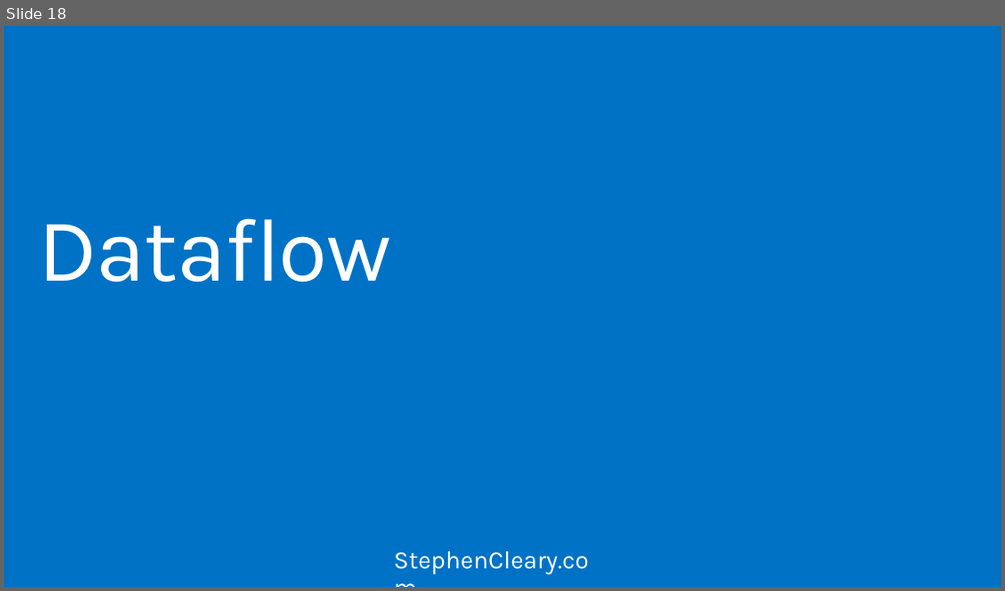
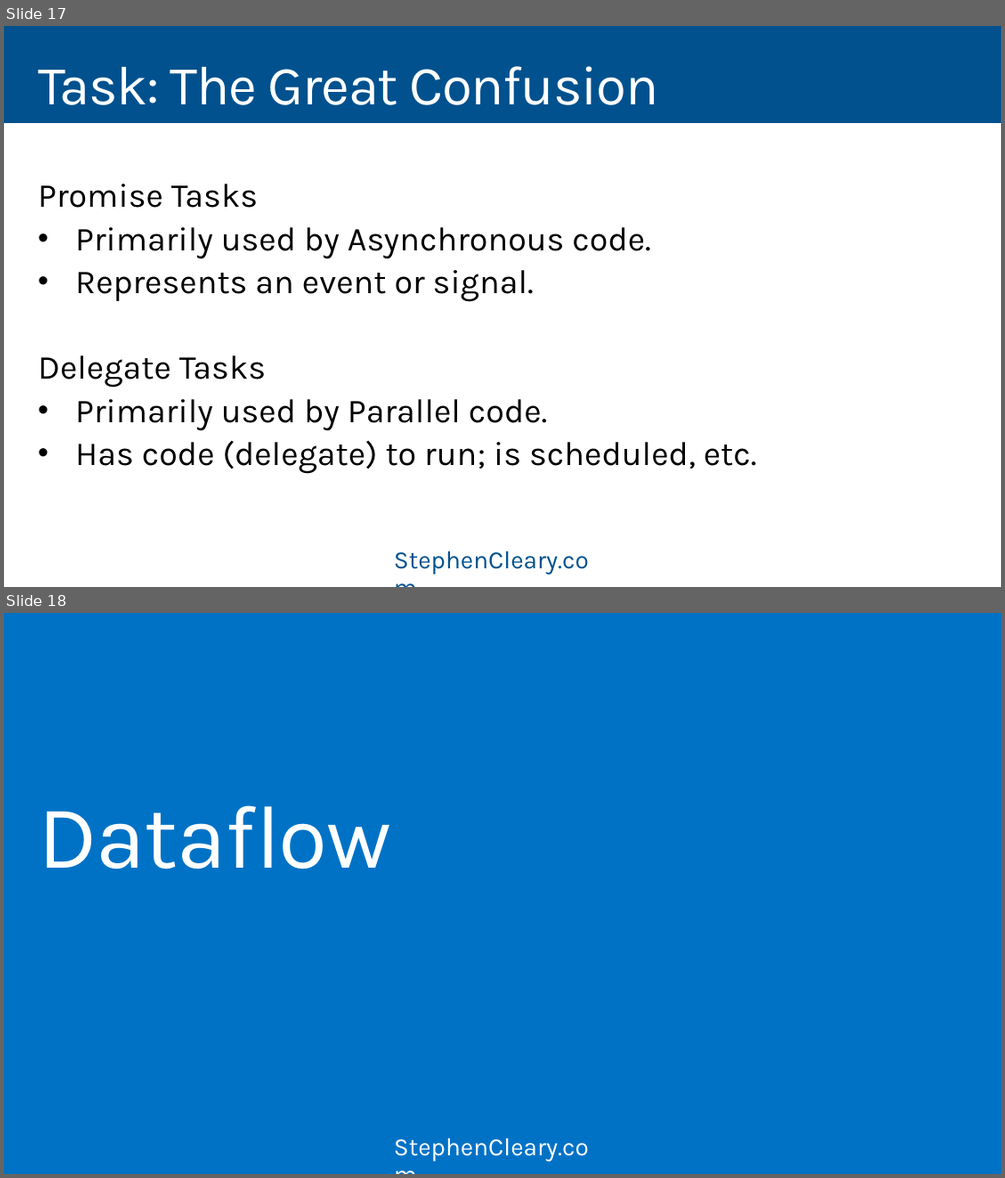
Before and after one commit to StephenCleary/Presentations, a slide deck: Asynchronous Parallel Reactive - HELP!/Asynchronous Parallel Reactive Help - 16.9.pptx. Shown one above the other, each under a label of ours: slide 18 before the commit, slides 17 and 18 after it. The pictures are 1005x591 and 1005x1178 pixels, drawn with LibreOffice and Linux fonts; fonts in the diff are those of the drawing. Boxes give left, top, right and bottom in pixels: in the first picture for what was removed or moved away, otherwise in the second. Text is boxed around its words. In the diff, an @@ line names an element or a change of style, - is before the commit and + after.

```diff
--- a/Asynchronous Parallel Reactive - HELP!/Asynchronous Parallel Reactive Help - 16.9.pptx
+++ b/Asynchronous Parallel Reactive - HELP!/Asynchronous Parallel Reactive Help - 16.9.pptx
@@ slide 17 added at box(4, 26, 1001, 587), background #00518E; not listed: 1 template element that a slide beside it also shows @@
@@ title added at box(38, 66, 658, 105), 52.9 pt, text #FFFFFF @@
+Task: The Great Confusion
@@ rectangle added at box(4, 123, 1001, 587), fill #FFFFFF @@
@@ text added at box(38, 184, 757, 474), 32.4 pt, text #000000 @@
+Promise Tasks
+• Primarily used by Asynchronous code.
+• Represents an event or signal.
+Delegate Tasks
+• Primarily used by Parallel code.
+• Has code (delegate) to run; is scheduled, etc.
@@ text added at box(379, 535, 626, 587), 24 pt, text #00518E @@
+StephenCleary.com
```
Also in this commit, not shown: 3 slides changed, 1 other file.
